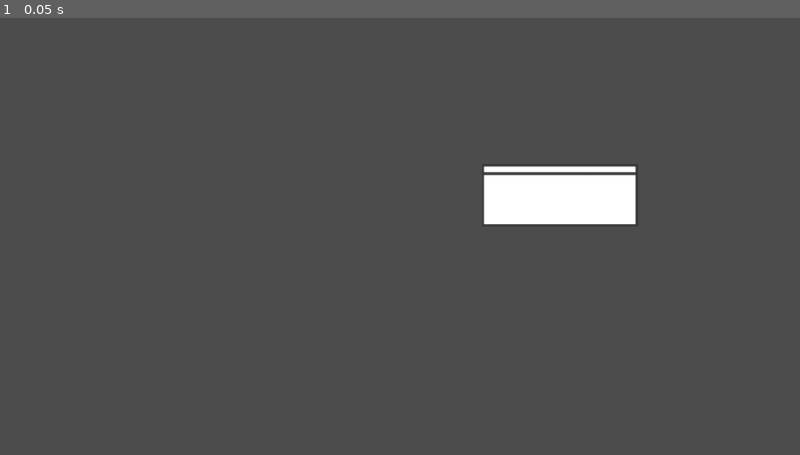
Above: before the commit, frame 1.
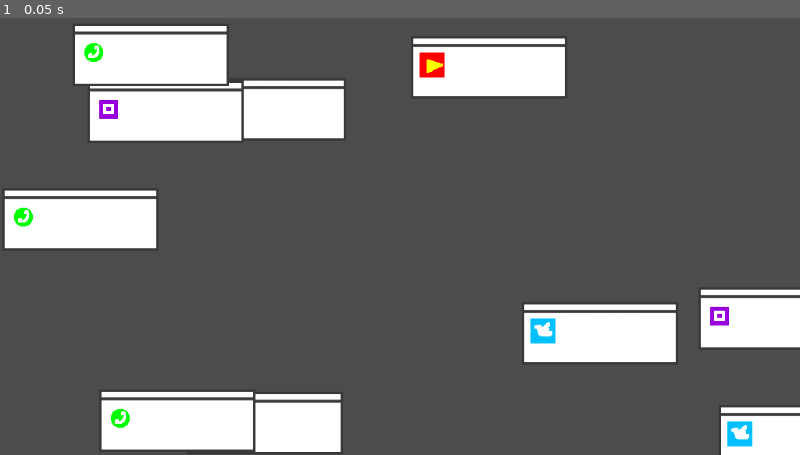
Above: after the commit, the same moment.

Repository: sergiosanpol/JamToDay
Game: Godot game, scene res://Escenas/Principal.tscn
Two runs of this game, one before a commit and one after it. Both use one fixed random seed, a clock stepped at 60 frames per second and the inputs below.
Inputs:
- Up to frame 1 (0.05 s): no input

The runs differ from the first frame. In frame 1, 22% of the frame differs, in the area x 0-100%, y 1-100%.

Commit message:
Añadido el spriter de las redes sociales

Diff:
--- a/Escenas/Principal.tscn
+++ b/Escenas/Principal.tscn
@@ -1,9 +1,7 @@
 [gd_scene load_steps=2 format=2]
 
-[ext_resource path="res://Sprites/Ventana.tscn" type="PackedScene" id=1]
+[ext_resource path="res://Scripts/Principal.gd" type="Script" id=1]
 
 [node name="Spatial" type="Spatial" index="0"]
 
-[node name="Sprite" parent="." index="0" instance=ExtResource( 1 )]
-
-position = Vector2( 716.508, 267.229 )
+script = ExtResource( 1 )
--- /dev/null
+++ b/Scripts/Principal.gd
@@ -0,0 +1,26 @@
+extends Spatial
+
+# class member variables go here, for example:
+# var a = 2
+# var b = "textvar"
+
+var ventanas = preload("res://Sprites/Ventana.tscn")
+var lista_ventanas = []
+var SIZE = OS.window_size
+
+func _ready():
+	# Called every time the node is added to the scene.
+	# Initialization here
+	for i in 10:
+		lista_ventanas.append(ventanas.instance())
+		var random_x = int(rand_range(0, SIZE.x))
+		var random_y = int(rand_range(0, SIZE.y))
+		lista_ventanas[i].position.x = random_x
+		lista_ventanas[i].position.y = random_y
+		add_child(lista_ventanas[i])
+
+
+#func _process(delta):
+#	# Called every frame. Delta is time since last frame.
+#	# Update game logic here.
+#	pass
--- /dev/null
+++ b/Scripts/Ventana.gd
@@ -0,0 +1,36 @@
+extends Sprite
+
+# class member variables go here, for example:
+# var a = 2
+# var b = "textvar"
+
+onready var node = get_node("TextureRect")
+
+func _ready():
+	# Called every time the node is added to the scene.
+	# Initialization here
+	var num = round(rand_range(1,5))
+	var imagen
+
+	print(num)
+
+	if num == 1:
+		imagen = load("res://Imagenes/face.png")
+		node.set_texture(imagen)
+	elif num == 2:
+		imagen = load("res://Imagenes/insta.png")
+		node.set_texture(imagen)
+	elif num == 3:
+		imagen = load("res://Imagenes/twi.png")
+		node.set_texture(imagen)
+	elif num == 4:
+		imagen = load("res://Imagenes/wapp.png")
+		node.set_texture(imagen)
+	elif num == 5:
+		imagen = load("res://Imagenes/you.png")
+		node.set_texture(imagen)
+
+#func _process(delta):
+#	# Called every frame. Delta is time since last frame.
+#	# Update game logic here.
+#	pass
--- a/Sprites/Ventana.tscn
+++ b/Sprites/Ventana.tscn
@@ -1,8 +1,28 @@
-[gd_scene load_steps=2 format=2]
+[gd_scene load_steps=3 format=2]
 
 [ext_resource path="res://Imagenes/ventana.png" type="Texture" id=1]
+[ext_resource path="res://Scripts/Ventana.gd" type="Script" id=2]
 
-[node name="ventana" type="Sprite" index="0"]
+[node name="ventana" type="Sprite"]
 
 position = Vector2( 2.5322, -0.185013 )
 texture = ExtResource( 1 )
+script = ExtResource( 2 )
+
+[node name="TextureRect" type="TextureRect" parent="." index="0"]
+
+anchor_left = 0.0
+anchor_top = 0.0
+anchor_right = 0.0
+anchor_bottom = 0.0
+margin_left = -89.0
+margin_top = -19.0
+margin_right = -49.0
+margin_bottom = 21.0
+rect_pivot_offset = Vector2( 0, 0 )
+rect_clip_content = false
+mouse_filter = 1
+mouse_default_cursor_shape = 0
+size_flags_horizontal = 1
+size_flags_vertical = 1
+stretch_mode = 0
Binary file added: Imagenes/twi.png
Not shown, added: Imagenes/twi.png.import
Binary file added: Imagenes/wapp.png
Not shown, added: Imagenes/wapp.png.import
Binary file added: Imagenes/you.png
Not shown, added: Imagenes/you.png.import
